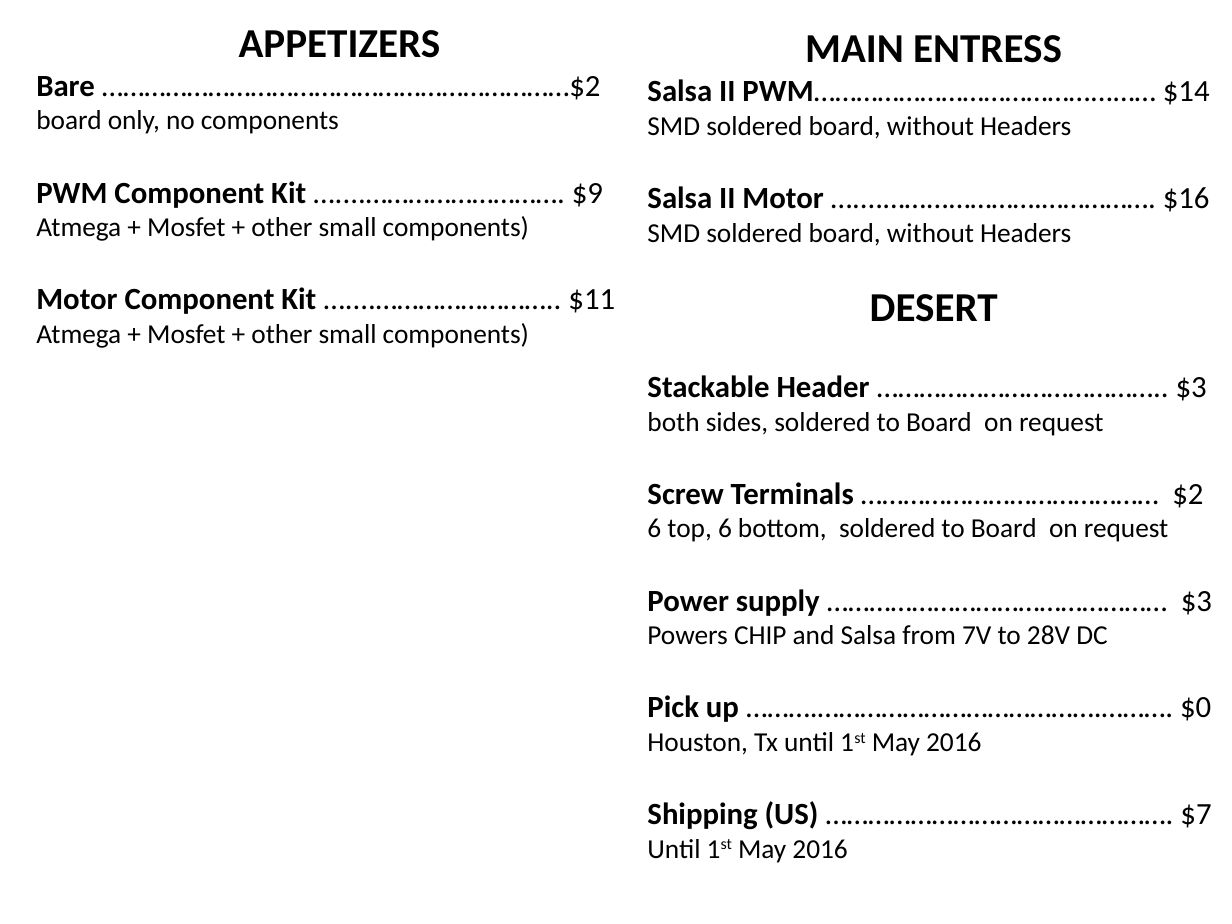
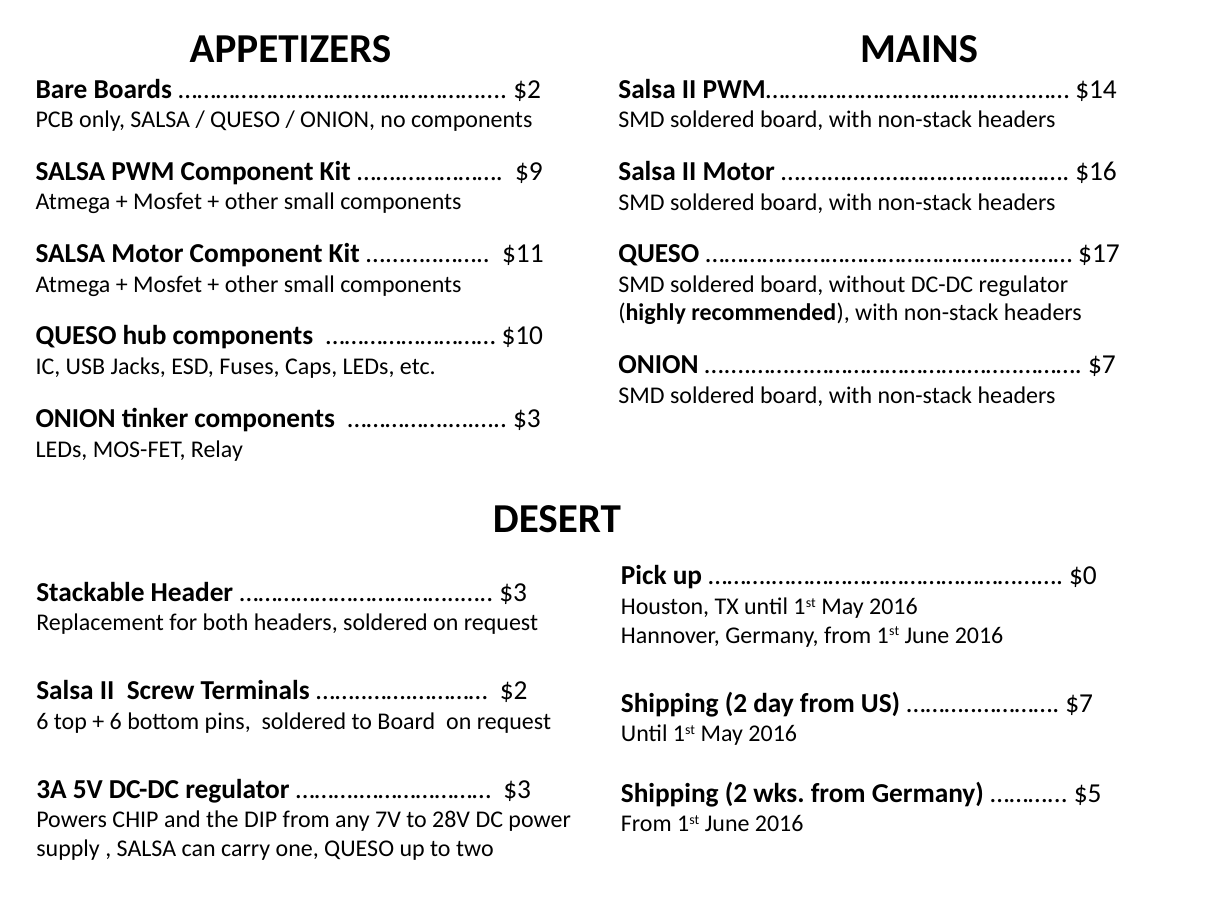
Before and after one commit to KoljaWindeler/CHIP_SALSA, a slide deck: slide 1 of docs/menu.pptx. Drawn at 1232x924 pixels with LibreOffice and Linux fonts; fonts in the diff are those of the drawing; background and template pictures are left out. Boxes give left, top, right and bottom in pixels: in the first picture for what was removed or moved away, otherwise in the second. Text is boxed around its words. In the diff, an @@ line names an element or a change of style, - is before the commit and + after.

```diff
--- a/docs/menu.pptx
+++ b/docs/menu.pptx
@@ rectangle: place and size @@
-rectangle at bbox=[25, 16, 616, 400]
+rectangle at bbox=[25, 16, 568, 464]
@@ rectangle: place and size @@
-rectangle at bbox=[626, 16, 1217, 899]
+rectangle at bbox=[606, 16, 1217, 464]
@@ text "MAINS": place and size @@
-text "MAINS" at bbox=[647, 35, 1212, 863]
+text "MAINS" at bbox=[618, 35, 1116, 406]
@@ text "MAINS" at bbox=[618, 35, 1116, 406]: size 18 to 16 pt in "Salsa II Motor …....……...………….……………. $16" @@
@@ text at bbox=[618, 35, 1116, 130]: text changed; size 18 to 14 pt @@
-MAIN ENTRESS
-Salsa II PWM…………………………………...…… $14
-SMD soldered board, without Headers
+MAINS
+Salsa II PWM…………………………………...…… $14
+SMD soldered board, with non-stack headers
@@ text at bbox=[36, 78, 543, 461]: text changed; size 18 to 16 pt @@
-Bare …………………………………………………………$2
-board only, no components
-PWM Component Kit …....………………………. $9
-Atmega + Mosfet + other small components)
-Motor Component Kit …....…………………….. $11
-Atmega + Mosfet + other small components)
+Bare Boards ………………………………………….... $2
+PCB only, SALSA / QUESO / ONION, no components
+SALSA PWM Component Kit …….……………. $9
+Atmega + Mosfet + other small components
+SALSA Motor Component Kit …...…..…….. $11
+Atmega + Mosfet + other small components
+QUESO hub components ……………………… $10
+IC, USB Jacks, ESD, Fuses, Caps, LEDs, etc.
+ONION tinker components …………….….….. $3
+LEDs, MOS-FET, Relay
@@ text at bbox=[618, 193, 1116, 406]: text changed; size 16 to 14 pt @@
-SMD soldered board, without Headers
-DESERT
-Stackable Header ………………………………….. $3
-both sides, soldered to Board on request
-Screw Terminals …………………………………… $2
-6 top, 6 bottom, soldered to Board on request
-Power supply ………………………………………… $3
-Powers CHIP and Salsa from 7V to 28V DC
-Pick up ……….………………………………….………. $0
-Houston, Tx until 1st May 2016
-Shipping (US) …………………………………………. $7
-Until 1st May 2016
+SMD soldered board, with non-stack headers
+QUESO …………….……………………………...…… $17
+SMD soldered board, without DC-DC regulator
+(highly recommended), with non-stack headers
+ONION …....……...…………………….……..………. $7
+SMD soldered board, with non-stack headers
@@ rectangle added at bbox=[22, 492, 1218, 899], fill #FFFFFF at 50% opacity @@
@@ text added at bbox=[36, 505, 1102, 860], 14 pt, text #000000 @@
+DESERT
+Stackable Header ……………………………..….. $3
+Replacement for both headers, soldered on request
+Salsa II Screw Terminals ……..…….………… $2
+6 top + 6 bottom pins, soldered to Board on request
+3A 5V DC-DC regulator ……….………………… $3
+Powers CHIP and the DIP from any 7V to 28V DC power supply , SALSA can carry one, QUESO up to two
+Pick up ……….…………………………………...…. $0
+Houston, TX until 1st May 2016
+Hannover, Germany, from 1st June 2016
+Shipping (2 day from US) ………..…………. $7
+Until 1st May 2016
+Shipping (2 wks. from Germany) ………... $5
+From 1st June 2016
```
Also in this commit, not shown: 1 other file.
